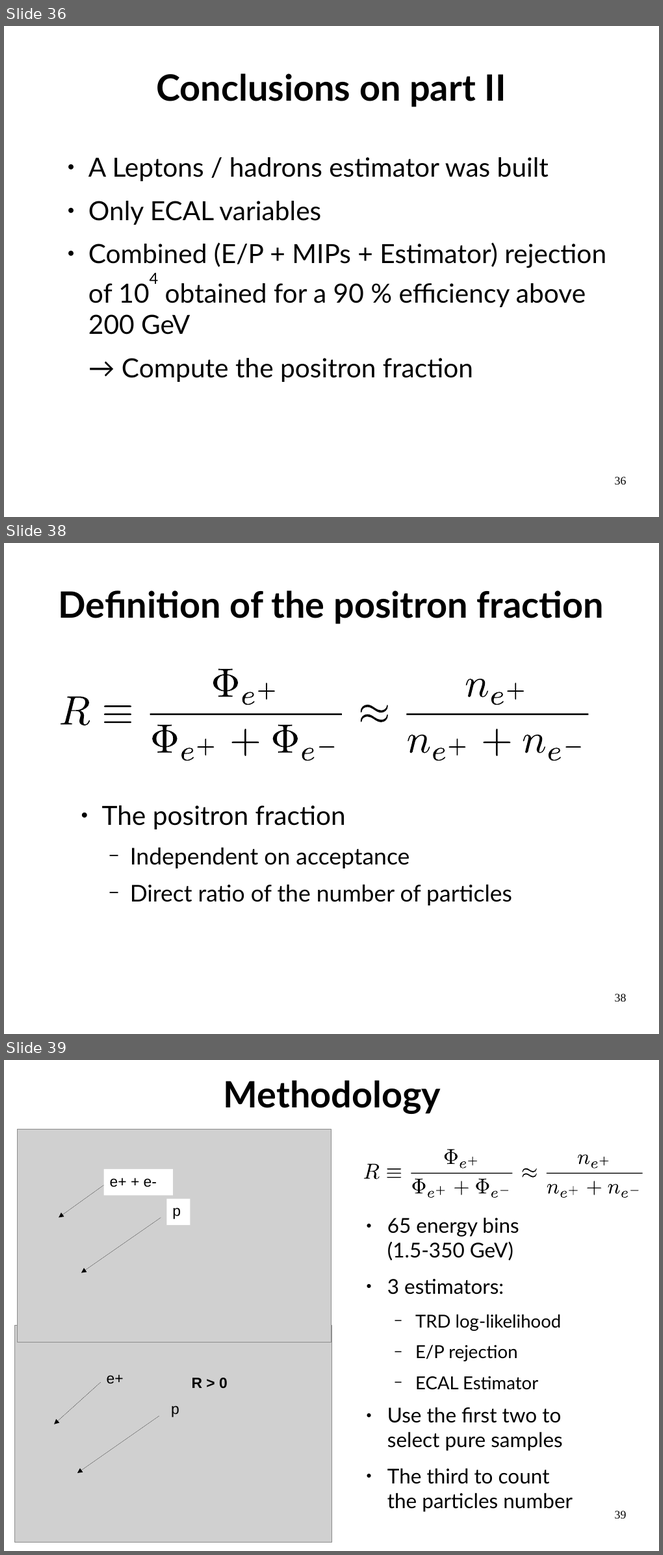
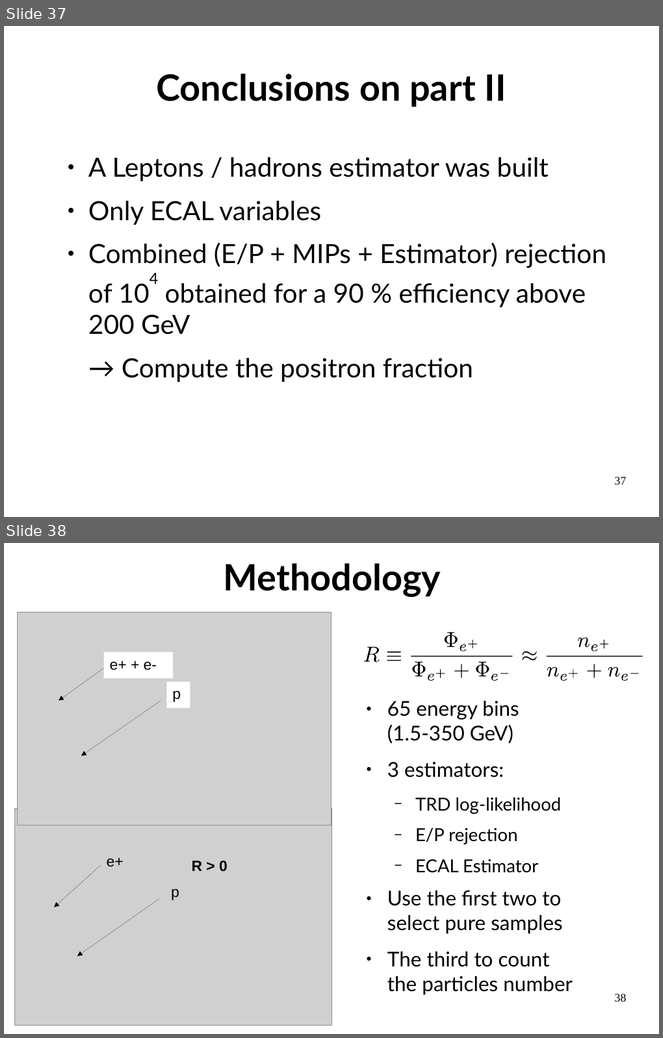
Before and after one commit to LBasara/LBasara.github.io, a slide deck: Defense.odp. Shown one above the other, each under a label of ours: slides 36, 38 and 39 before the commit, slides 37 and 38 after it; the slides between them are not shown. The pictures are 663x1555 and 663x1038 pixels, drawn with LibreOffice and Linux fonts; fonts in the diff are those of the drawing; grey boxes stand for pictures. Boxes give left, top, right and bottom in pixels: in the first picture for what was removed or moved away, otherwise in the second. Text is boxed around its words. In the diff, an @@ line names an element or a change of style, - is before the commit and + after.

```diff
--- a/Defense.odp
+++ b/Defense.odp
@@ slide 38 removed at bbox=[4, 543, 659, 1034], background #FFFFFF @@
@@ title removed at bbox=[59, 590, 604, 624] @@
-Definition of the positron fraction
@@ group removed at bbox=[61, 669, 589, 761]: 25 freeform shapes @@
@@ text removed at bbox=[102, 806, 512, 906] @@
-● The positron fraction
-  − Independent on acceptance
-  − Direct ratio of the number of particles
@@ page number removed at bbox=[615, 994, 627, 1002] @@
-38
@@ what was slide 36 is now slide 37 @@
@@ page number at bbox=[615, 477, 627, 485]: text changed @@
-36
+37
@@ what was slide 39 is now slide 38 @@
@@ page number at bbox=[615, 994, 627, 1002]: text changed @@
-39
+38
```
Also in this commit, not shown: 15 slides changed, 4 slides added, 3 other slides removed, 43 other files.
